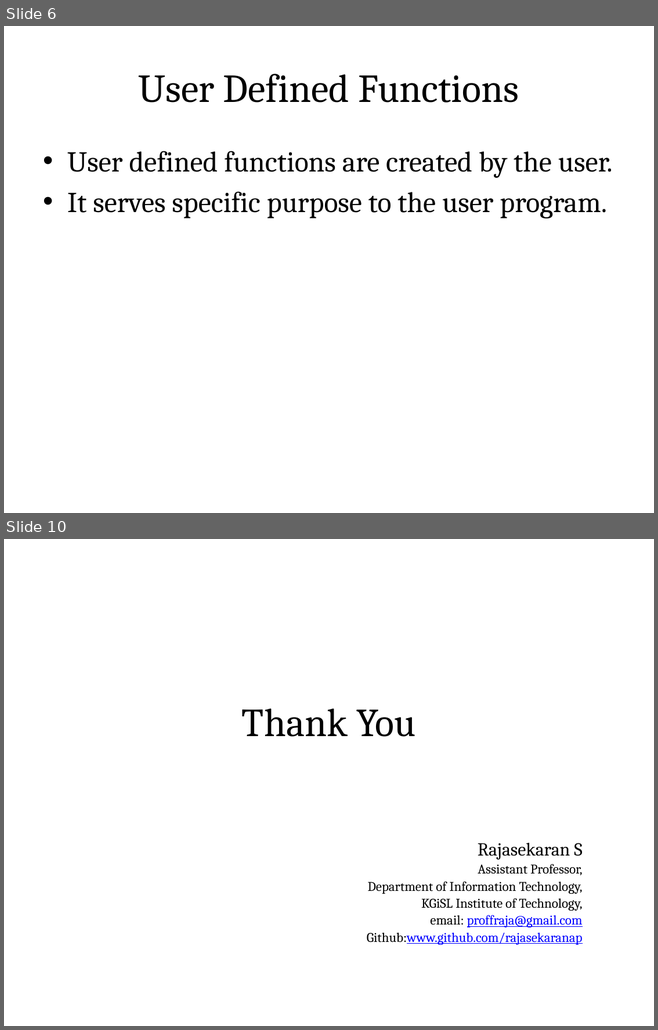
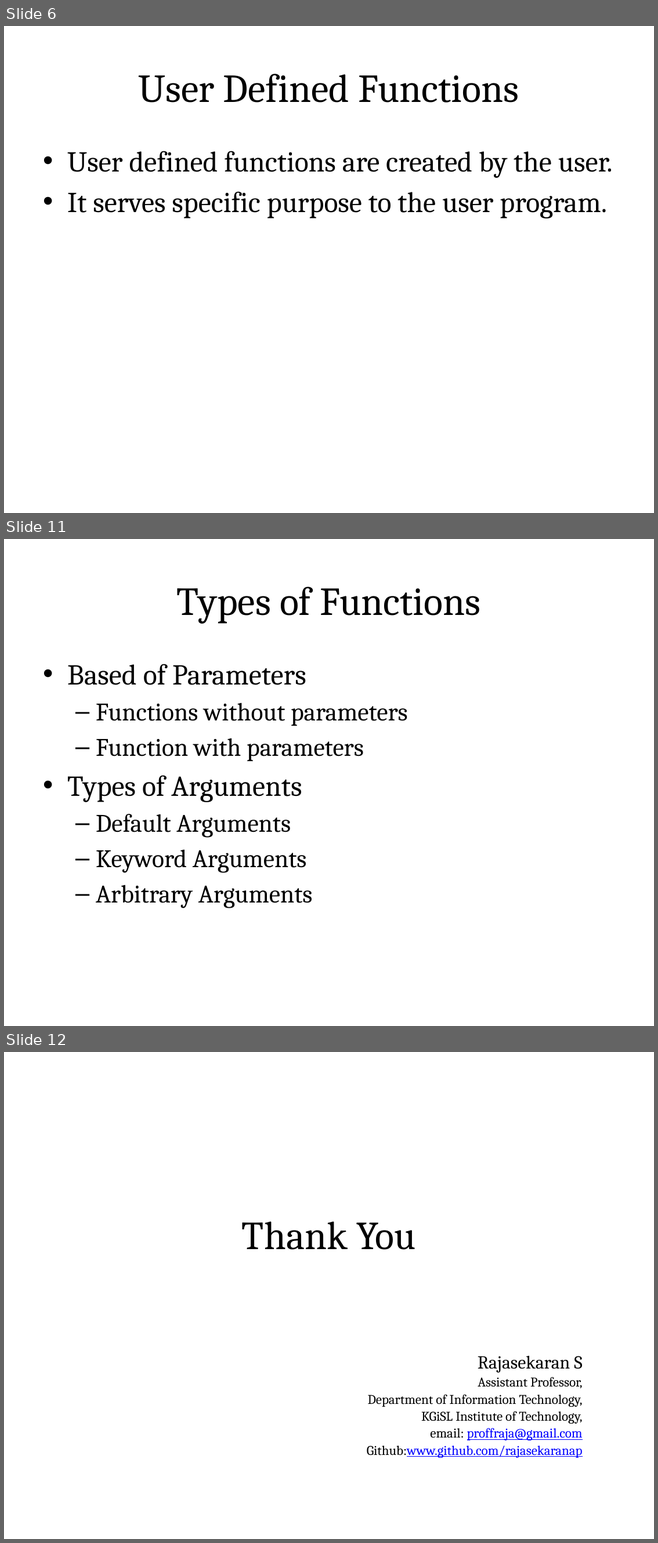
Before and after one commit to rajasekaran36/GE8151-Problem-Solving-and-Python-Programming, a slide deck: Slides/Unit 2/GE8151-U2-3-Functions.pptx. Shown one above the other, each under a label of ours: slides 6 and 10 before the commit, slides 6, 11 and 12 after it; the slides between them are not shown. The pictures are 658x1030 and 658x1543 pixels, drawn with LibreOffice and Linux fonts; fonts in the diff are those of the drawing. Boxes give left, top, right and bottom in pixels: in the first picture for what was removed or moved away, otherwise in the second. Text is boxed around its words. In the diff, an @@ line names an element or a change of style, - is before the commit and + after.

```diff
--- a/Slides/Unit 2/GE8151-U2-3-Functions.pptx
+++ b/Slides/Unit 2/GE8151-U2-3-Functions.pptx
@@ slide 11 added at <box>4,539,654,1026</box>, background #FFFFFF @@
@@ title added at <box>36,559,621,640</box>, fill gradient #DAFDA7 to #E4FCC2 to #F5FFE7, outline #98B955 0.75 pt, 44 pt, text #000000 @@
+Types of Functions
@@ text added at <box>67,664,408,908</box>, 28 pt, text #000000 @@
+• Based of Parameters
+  – Functions without parameters
+  – Function with parameters
+• Types of Arguments
+  – Default Arguments
+  – Keyword Arguments
+  – Arbitrary Arguments
@@ what was slide 10 is now slide 12 @@
```
Also in this commit, not shown: 3 slides changed, 1 other slide added, 4 other files.
